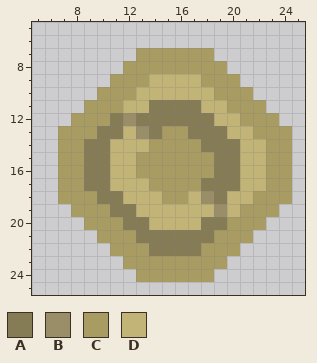
A pixel-art sprite gets an edit: sprites/blocks/drills/tin-drill-top.png. Above, as it was before the edit.
The file is 32x32 pixels. Shown: x 5..25, y 5..25.
Palette (. is transparent): A #857b54  B #998e67  C #a89c62  D #c2b477
Pixels before, first column x 7:
 7 ......CCCCCC......
 8 .....CCCCCCCC.....
 9 ....CCCDDDDCCC....
10 ...CCCDDDDDDCCC...
11 ..CCCDDAAAADDCCC..
12 .CCCABAAAAAADDCCC.
13 CCCAADBACCAAADDCCC
14 CCAADDDCCCCAAADDCC
15 CCAADDCCCCCCAADDCC
16 CCAADDCCCCCCAADDCC
17 CCAADDDCCCCAAADDCC
18 CCCAADDDCCDBADDCCC
19 .CCCAADDDDDDBDCCC.
20 ..CCCAADDDDAACCC..
21 ...CCCAAAAAACCC...
22 ....CCCAAAACCC....
23 .....CCCCCCCC.....
24 ......CCCCCC......
After:
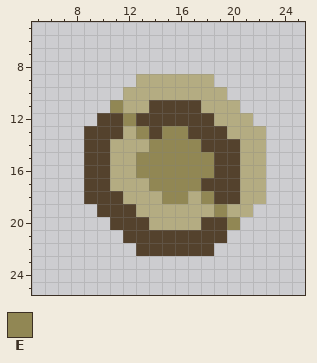
Colours new in this view: E #918754
Commit message: tin drill buff and resprite
Edits made:
colour A: #857b54 -> #54422d
colour D: #c2b477 -> #b4ac82
Changed rows in their new state; - is a pixel that keeps its letter.
first column x 7:
 7 ------......------
 8 -----........-----
 9 ----..D----D..----
10 ---..D------D..---
11 --..E--------D..--
12 -..A-E--------D..-
13 ..A---E-EE-----D..
14 ..-----EEEE-----..
15 ..----EEEEEE----..
16 ..----EEEEEE----..
17 ..-----EEEE-----..
18 ..A-----EE-E-A-D..
19 -..A--------E-D..-
20 --..A--------E..--
21 ---..A------A..---
22 ----..A----A..----
23 -----........-----
24 ------......------
Pixel boxes of the changes (left, top, right, bottom) in both pictures:
changed: (58, 48, 292, 282)
